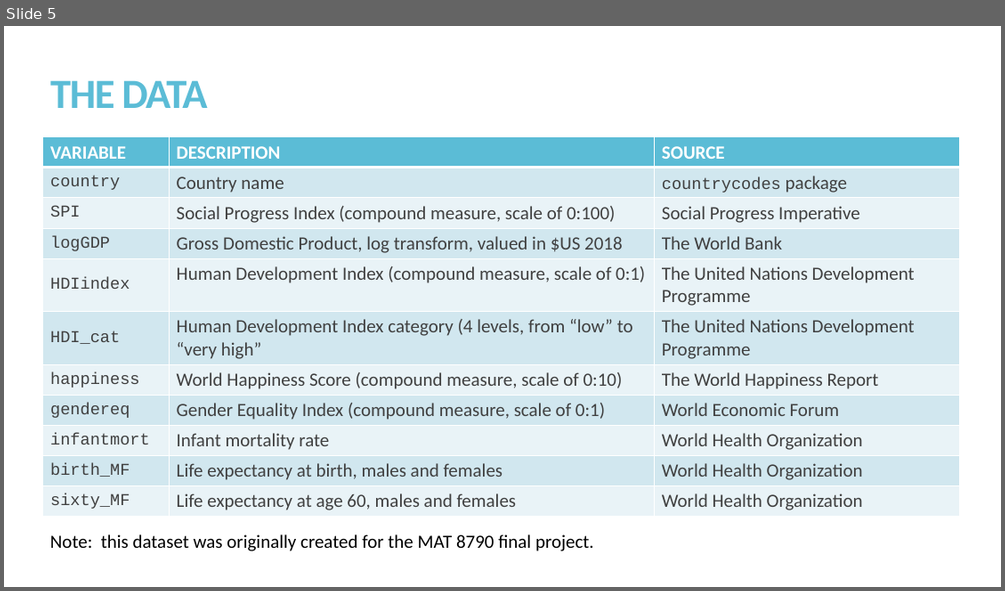
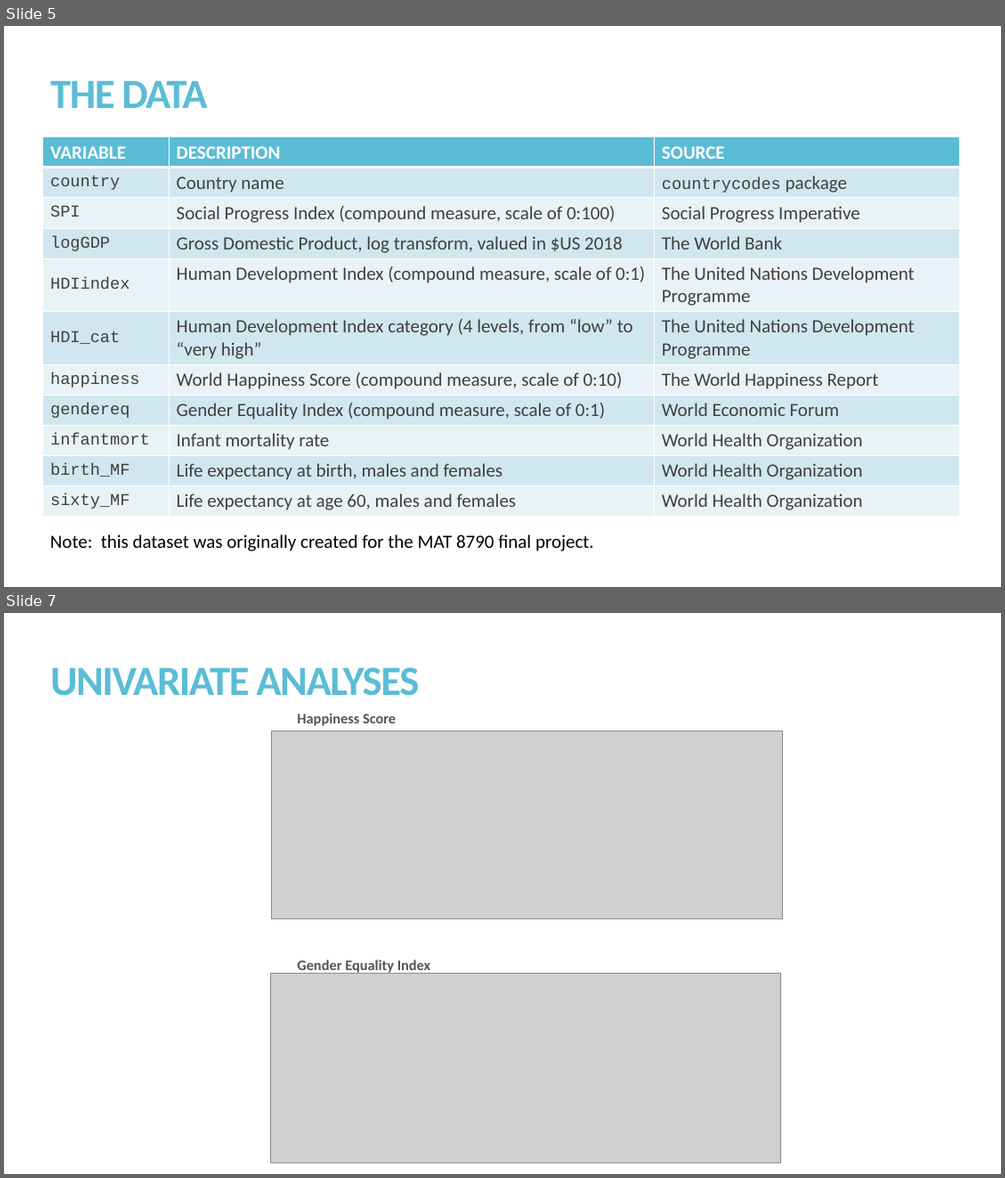
Before and after one commit to kmprioliPROF/MAT_8452_Final_Project, a slide deck: Prioli_Final_Proj.pptx. Shown one above the other, each under a label of ours: slide 5 before the commit, slides 5 and 7 after it; the slides between them are not shown. The pictures are 1005x591 and 1005x1178 pixels, drawn with LibreOffice and Linux fonts; fonts in the diff are those of the drawing; grey boxes stand for pictures. Boxes give left, top, right and bottom in pixels: in the first picture for what was removed or moved away, otherwise in the second. Text is boxed around its words. In the diff, an @@ line names an element or a change of style, - is before the commit and + after.

Commit message:
Adding univariate output to slides

```diff
--- a/Prioli_Final_Proj.pptx
+++ b/Prioli_Final_Proj.pptx
@@ slide 7 added at <box>4,613,1001,1174</box>, background #FFFFFF @@
@@ title added at <box>50,667,419,696</box>, 40 pt, text #5BBCD6, bold @@
+UNIVARIATE ANALYSES
@@ text added at <box>297,713,396,726</box>, 14 pt, text #545454, bold @@
+Happiness Score
@@ picture added at <box>272,731,783,919</box> @@
@@ text added at <box>297,959,430,974</box>, 14 pt, text #545454, bold @@
+Gender Equality Index
@@ picture added at <box>270,973,781,1163</box> @@
```
Also in this commit, not shown: 3 slides changed, 2 other slides added, 1 slide removed.
